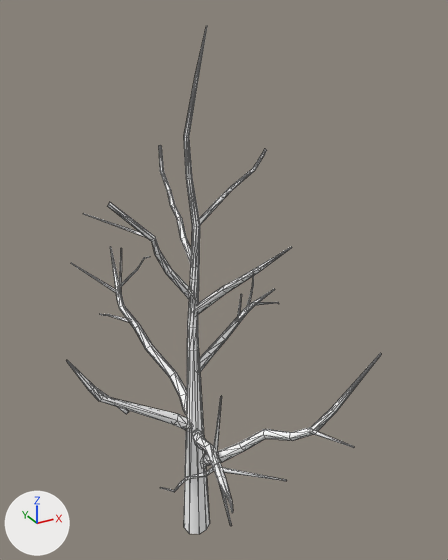
The glTF model raylib_code/models/foret_tempere/arb_erable/erable_mort.glb as it was, and as the next commit left it.
Both versions are drawn from a camera (50 mm lens) standing at (-7.65, -15.98, 17.72) and looking at (1.04, -0.18, 9.82). The axes (+X, +Y, +Z) are drawn at lower left. The lights are the same throughout. Mesh edges are drawn as thin lines. Where no turn or scale is listed for an object, it has been applied to the vertices.

Objects in the first picture: 'Acer_large_3_LOD2_Bark_Mat_0'.
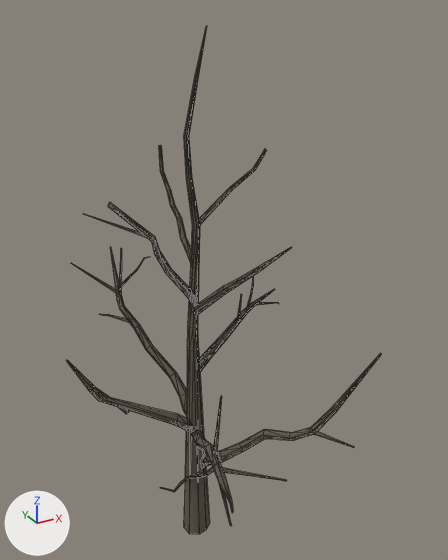
Location of each change, (x1, y1, x2, y2) in pixels of the pictures (448 x 560 px):
'Acer_large_3_LOD2_Bark_Mat_0', surface changed: (67, 26, 381, 534) in both

What changed in the scene script:
```text
Change mat_bark_mat_001:
    remove # nodes: BsdfPrincipled, Math, OutputMaterial, SeparateColor, TexImage
    remove # colours: white #ffffff
    remove # uses the picture img_image_3
    nodes: BsdfPrincipled, OutputMaterial
    colours: brown #63594d
```
